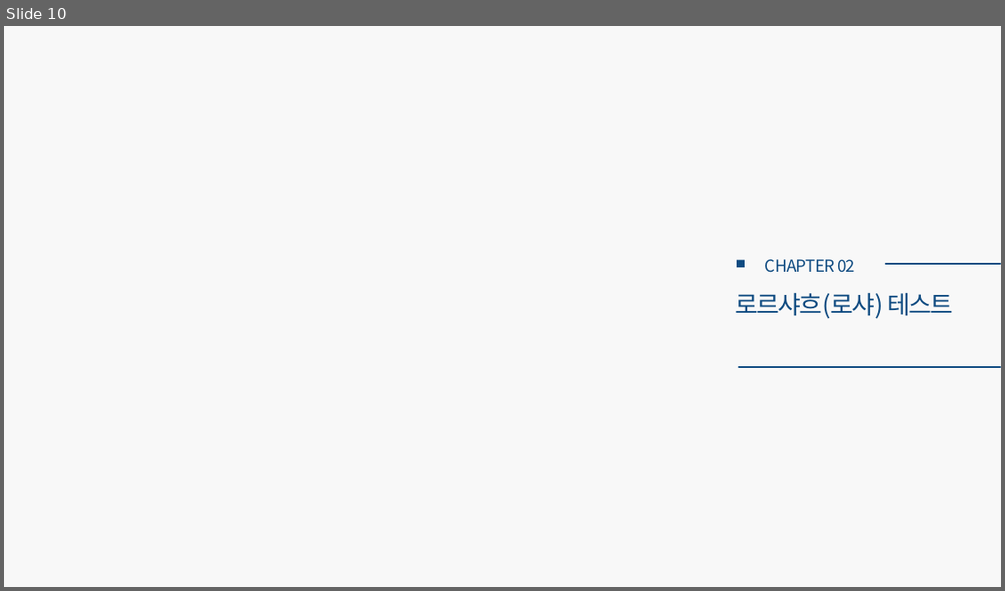
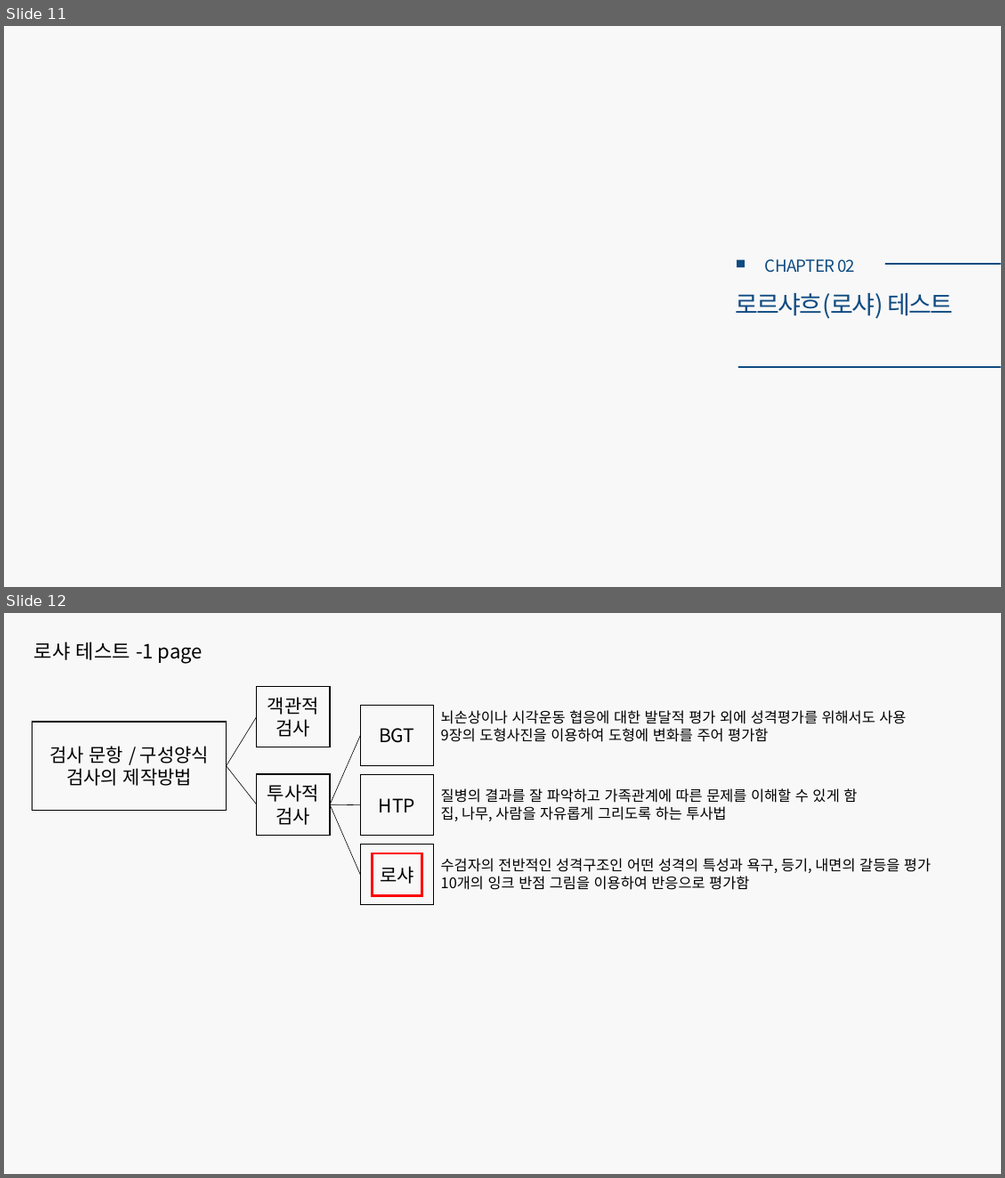
Before and after one commit to CUTE-MOONDO/growing-flowers, a slide deck: 로샤논문.pptx. Shown one above the other, each under a label of ours: slide 10 before the commit, slides 11 and 12 after it. The pictures are 1005x591 and 1005x1178 pixels, drawn with LibreOffice and Linux fonts; fonts in the diff are those of the drawing. Boxes give left, top, right and bottom in pixels: in the first picture for what was removed or moved away, otherwise in the second. Text is boxed around its words. In the diff, an @@ line names an element or a change of style, - is before the commit and + after.

```diff
--- a/로샤논문.pptx
+++ b/로샤논문.pptx
@@ slide 12 added at (4, 613, 1001, 1174), background #F8F8F8 @@
@@ text added at (34, 641, 202, 664), 19 pt, text #000000 @@
+로샤 테스트 -1 page
@@ rectangle added at (257, 686, 330, 747), outline #000000 1 pt, 18 pt, text #000000 @@
+객관적
+검사
@@ line added from (226, 765) to (257, 716), #000000 0.5 pt @@
@@ rectangle added at (361, 705, 434, 765), outline #000000 1 pt, 18 pt, text #000000 @@
+BGT
@@ text added at (441, 710, 906, 742), 14 pt, text #000000 @@
+뇌손상이나 시각운동 협응에 대한 발달적 평가 외에 성격평가를 위해서도 사용
+9장의 도형사진을 이용하여 도형에 변화를 주어 평가함
@@ rectangle added at (32, 722, 226, 811), outline #000000 1 pt, 18 pt, text #000000 @@
+검사 문항 / 구성양식
+검사의 제작방법
@@ line added from (330, 804) to (361, 736), #000000 0.5 pt @@
@@ line added from (226, 765) to (257, 804), #000000 0.5 pt @@
@@ rectangle added at (257, 774, 330, 835), outline #000000 1 pt, 18 pt, text #000000 @@
+투사적
+검사
@@ rectangle added at (361, 774, 434, 835), outline #000000 1 pt, 18 pt, text #000000 @@
+HTP
@@ text added at (441, 788, 857, 821), 14 pt, text #000000 @@
+질병의 결과를 잘 파악하고 가족관계에 따른 문제를 이해할 수 있게 함
+집, 나무, 사람을 자유롭게 그리도록 하는 투사법
@@ line added from (330, 804) to (361, 805), #000000 0.5 pt @@
@@ line added from (330, 804) to (361, 875), #000000 0.5 pt @@
@@ rectangle added at (361, 844, 434, 905), outline #000000 1 pt, 18 pt, text #000000 @@
+로샤
@@ rectangle added at (372, 853, 421, 895), outline #FF0000 2.25 pt @@
@@ text added at (441, 858, 930, 890), 14 pt, text #000000 @@
+수검자의 전반적인 성격구조인 어떤 성격의 특성과 욕구, 등기, 내면의 갈등을 평가
+10개의 잉크 반점 그림을 이용하여 반응으로 평가함
@@ what was slide 10 is now slide 11 @@
```
Also in this commit, not shown: 1 slide changed, 1 other slide added, 22 other files.
